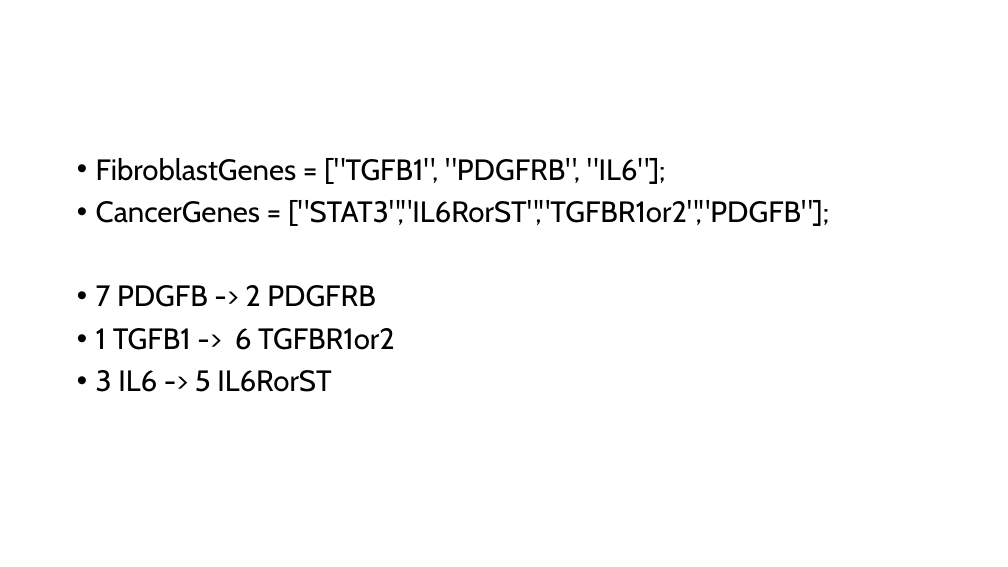
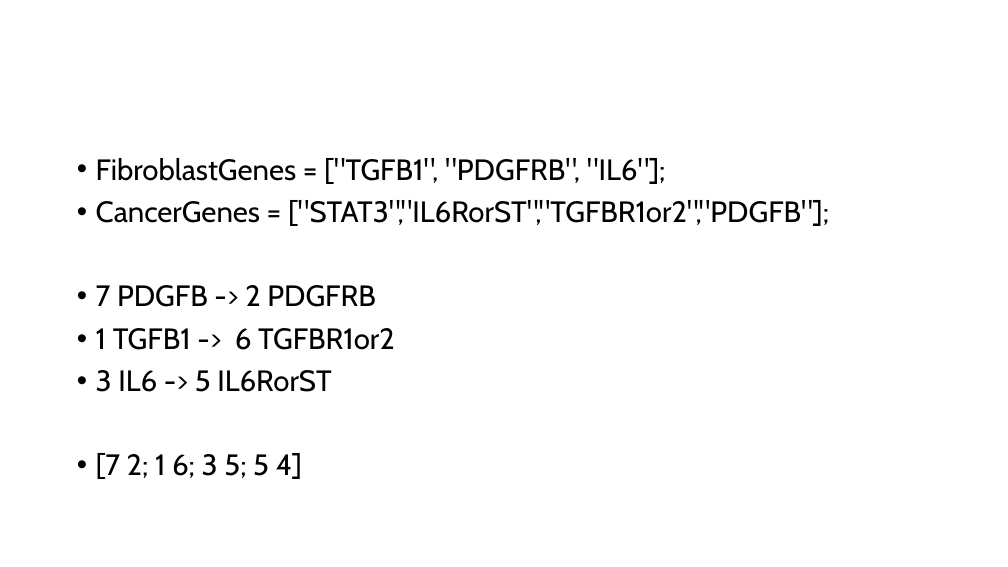
Before and after one commit to cailab-tamu/QuantumXCT, a slide deck: slide 2 of manuscript/Dataset_8_PDGF_signaling_slows_ovarian_cancer GSM7019822_GSM7019823_GSM7019824/new_analysis/Presentation.pptx. Drawn at 1008x567 pixels with LibreOffice and Linux fonts; fonts in the diff are those of the drawing. Boxes give left, top, right and bottom in pixels: in the first picture for what was removed or moved away, otherwise in the second. Text is boxed around its words. In the diff, an @@ line names an element or a change of style, - is before the commit and + after.

```diff
--- a/manuscript/Dataset_8_PDGF_signaling_slows_ovarian_cancer GSM7019822_GSM7019823_GSM7019824/new_analysis/Presentation.pptx
+++ b/manuscript/Dataset_8_PDGF_signaling_slows_ovarian_cancer GSM7019822_GSM7019823_GSM7019824/new_analysis/Presentation.pptx
@@ text at <box>96,453,302,479</box>: paragraph added @@
+• [7 2; 1 6; 3 5; 5 4]
```
Also in this commit, not shown: 1 other slide changed, 1 other file.
